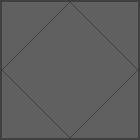
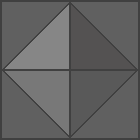
Layer changes from the first 140px x 140px image to the second:
painted on "Calque 2" over box(3, 3, 137, 137)
removed layer "Calque 1" over box(3, 3, 137, 137)
